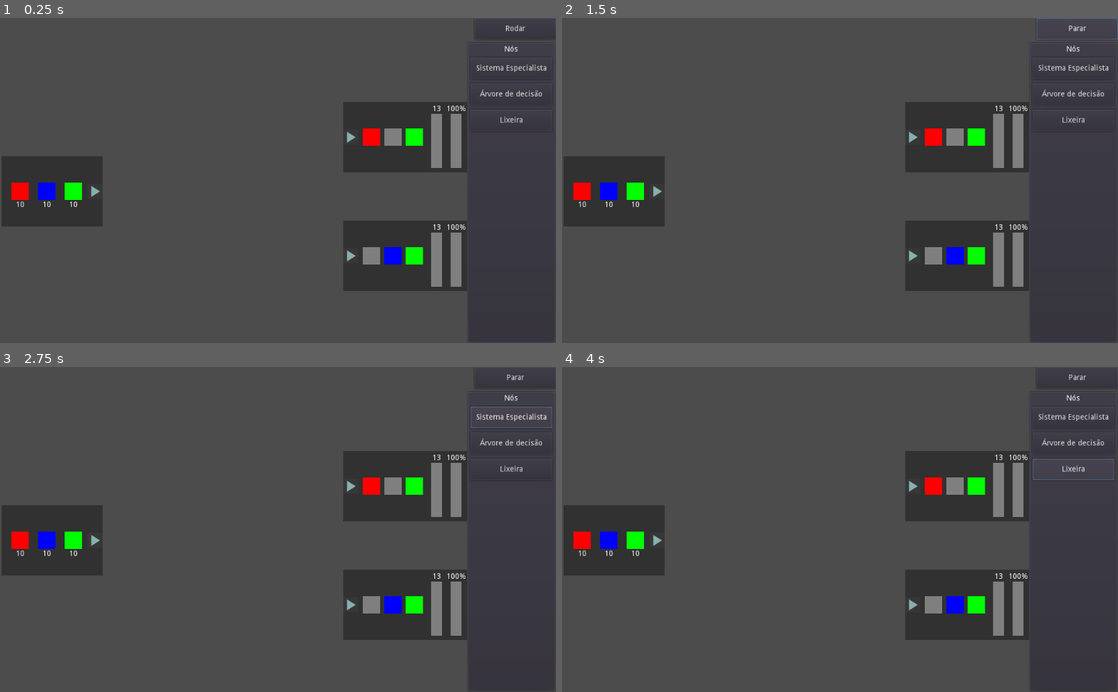
Above: before the commit, frames 1-4 (two rows, left to right).
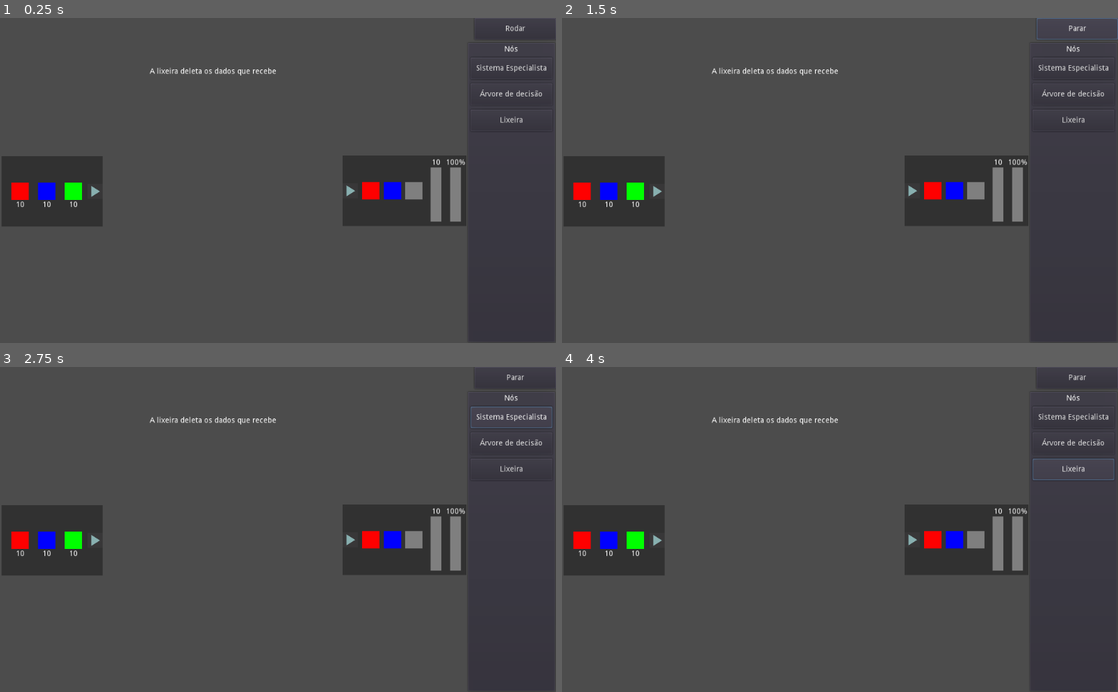
Above: after the commit, the same moments.

Repository: susankizawa/pi-jogos-logicos
Game: Godot game, scene res://Levels/Level2.tscn
Two runs of this game, one before a commit and one after it. Both use one fixed random seed, a clock stepped at 60 frames per second and the inputs below. This scene is started directly instead of the project's main scene. The engine's default icon, where the game draws it, is replaced by a stand-in: a white triangle on a blue panel in a dark square.
Inputs:
- Up to frame 1 (0.25 s): no input
- Up to frame 2 (1.5 s): click "Rodar" at 0.5 s; click "Parar" at 1.25 s
- Up to frame 3 (2.75 s): click "Sistema Especialista" at 2 s
- Up to frame 4 (4 s): click "Árvore de decisão" at 2.75 s; click "Lixeira" at 3.5 s

The runs differ from the first frame. In frame 1, 11% of the frame differs, in the area x 26-84%, y 15-84%; in frame 2, 11%; in frame 3, 11%; in frame 4, 11%.
Error in both runs: Invalid get index 'conectando' (on base: 'null instance'). (res://Cenas/Scripts/SaidaNoh.gd:25)

Commit message:
Update Level2.tscn

Diff:
--- a/Levels/Level2.tscn
+++ b/Levels/Level2.tscn
@@ -12,6 +12,19 @@
 
 [node name="UI" parent="CanvasLayer" instance=ExtResource( 4 )]
 
+[node name="texto" type="Node2D" parent="."]
+position = Vector2( 276, 92 )
+z_index = -50
+
+[node name="Label" type="Label" parent="texto"]
+margin_right = 40.0
+margin_bottom = 14.0
+rect_pivot_offset = Vector2( 297, 147 )
+text = "A lixeira deleta os dados que recebe"
+__meta__ = {
+"_edit_use_anchors_": false
+}
+
 [node name="Entrada" parent="." instance=ExtResource( 5 )]
 position = Vector2( 96, 320 )
 
@@ -19,15 +32,8 @@
 wait_time = 0.5
 
 [node name="Saida1" parent="." instance=ExtResource( 3 )]
-position = Vector2( 746, 220 )
-num_min_dados = 13
+position = Vector2( 745, 319 )
 exige_vermelho = true
-exige_verde = true
-
-[node name="Saida2" parent="." instance=ExtResource( 3 )]
-position = Vector2( 746, 439 )
-num_min_dados = 13
-exige_verde = true
 exige_azul = true
 
 [node name="GameOver" type="Timer" parent="."]
@@ -39,4 +45,3 @@
 
 [editable path="Entrada"]
 [editable path="Saida1"]
-[editable path="Saida2"]
